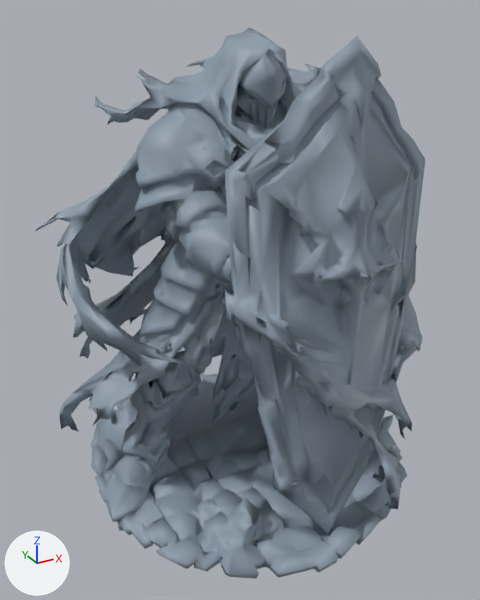
A saved change to the glTF model assets/images/battle/glb/companions/veil-vanguard.glb.
The view is the same before and after, from a camera (50 mm lens) standing at (-1.28, -2.23, 1.96) and looking at (-0.06, -0.01, 0.85). The lights are fixed; the arrows at lower left show +X, +Y and +Z. The picture after the commit comes second.

In view in the first picture: 'veil-vanguard_body'.
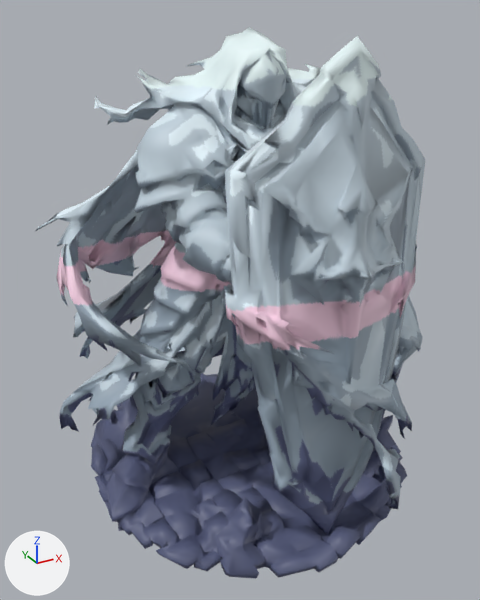
Where the change shows, as pixel boxes [x1, y1, x2, y2] in the pictures (480 x 600 px):
'veil-vanguard_body', recoloured
    both: [36, 27, 425, 579]

The change, as a diff of the scene's bpy script:
```diff
--- a/assets/images/battle/glb/companions/veil-vanguard.glb.py
+++ b/assets/images/battle/glb/companions/veil-vanguard.glb.py
@@ img_veil_vanguard_cartoon_albedo_v01 @@
+img_veil_vanguard_cartoon_albedo_v01 = load_image('veil-vanguard-cartoon-albedo-v01', '_unpacked/veil-vanguard-cartoon-albedo-v01', 1024, 1024, 'sRGB')
@@ mat_veil_vanguard_toon_albedo @@
+mat_veil_vanguard_toon_albedo = bpy.data.materials.new('veil-vanguard_toon_albedo')
+# uses the picture img_abyssal_toon_normal_v01
+# uses the picture img_veil_vanguard_cartoon_albedo_v01
@@ me_model @@
 me_model.from_pydata(...)  # 7851 vertices, 15482 faces; spans x -0.8..0.82, y -0.79..0.79, z 0.0..1.9
-me_model.materials.append(mat_veil_vanguard)
+me_model.materials.append(mat_veil_vanguard_toon_albedo)
```
